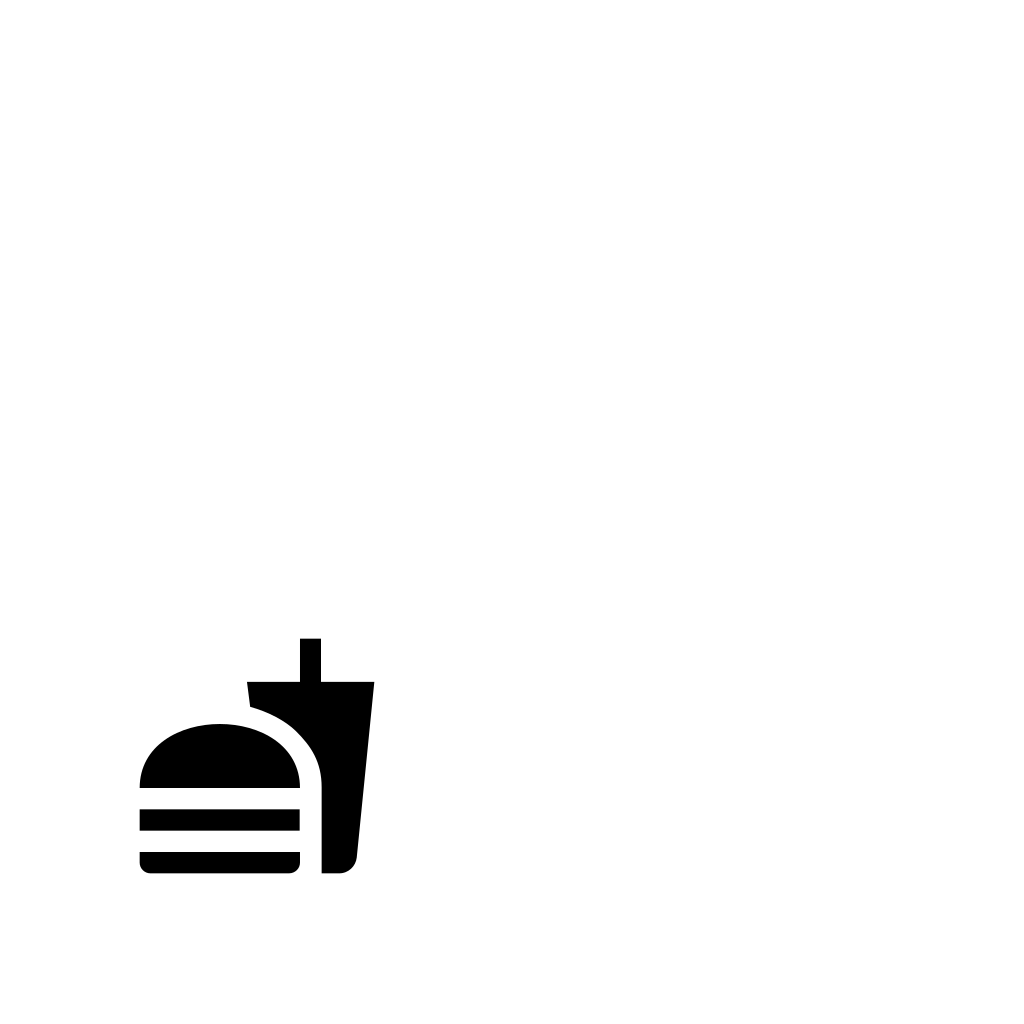
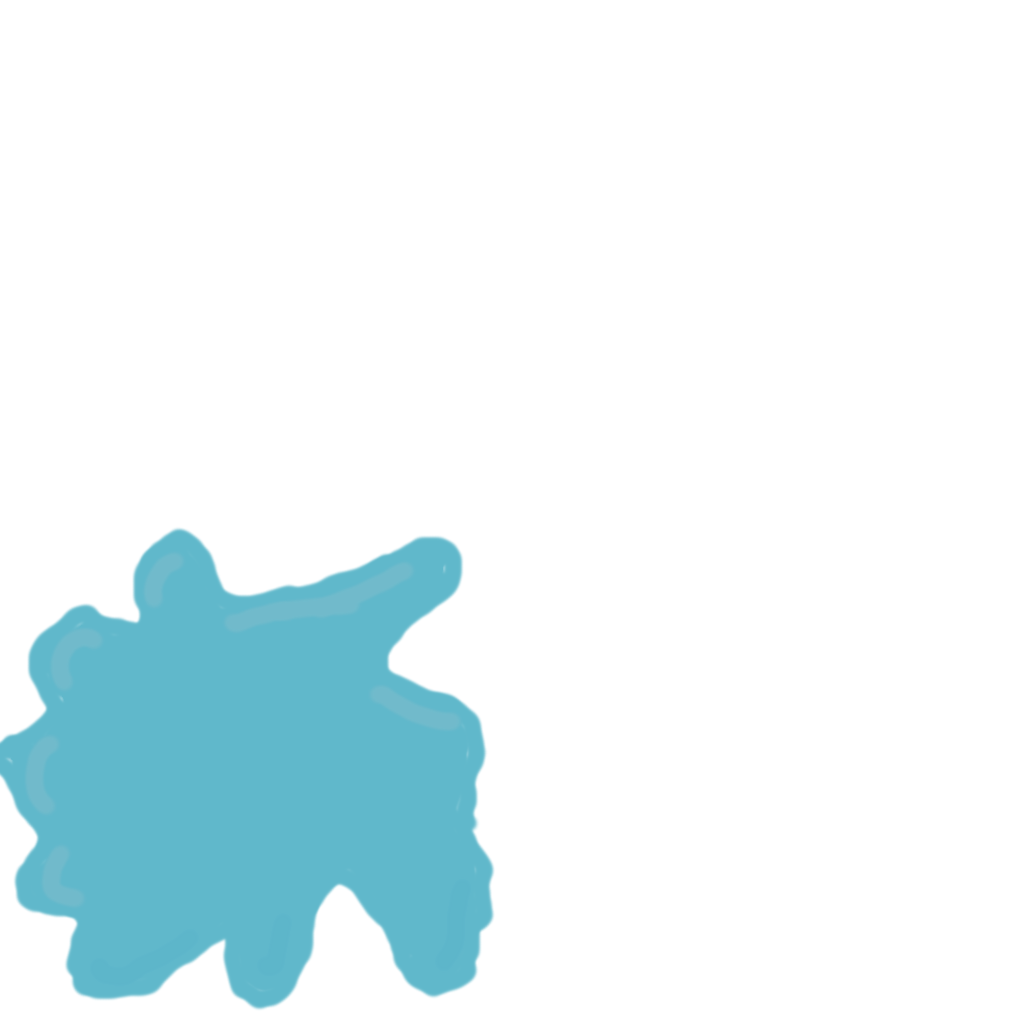
Layers edited between the first and the second (1024, 1024) image:
hid "picnic.png" over [139, 638, 375, 874]
added layer "Crossing #2" above "Crossing #1" over [0, 527, 495, 1011]
